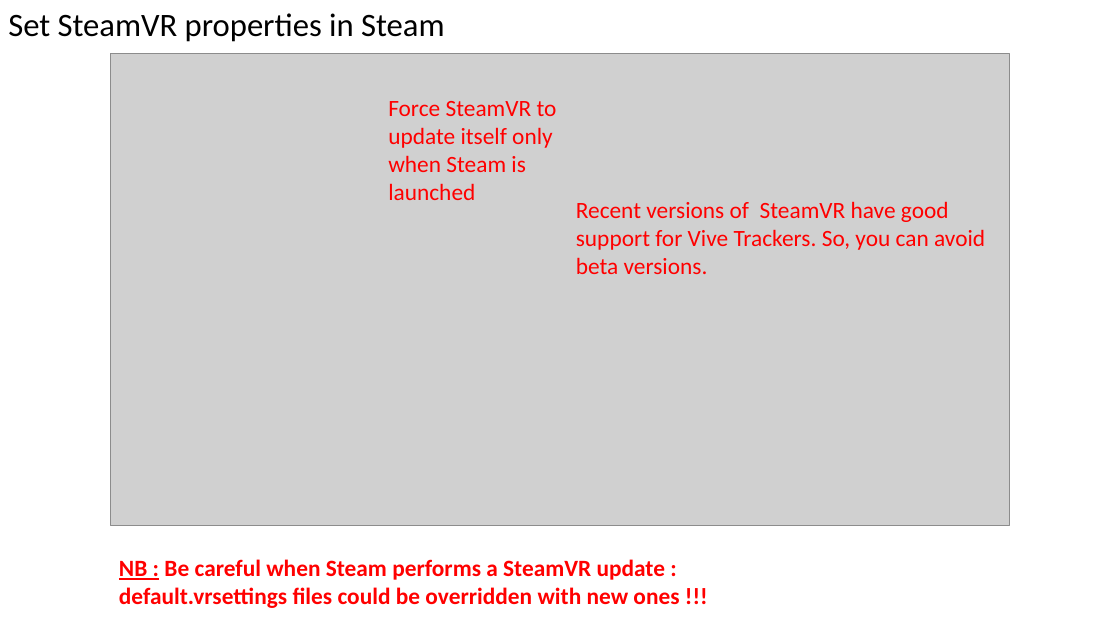
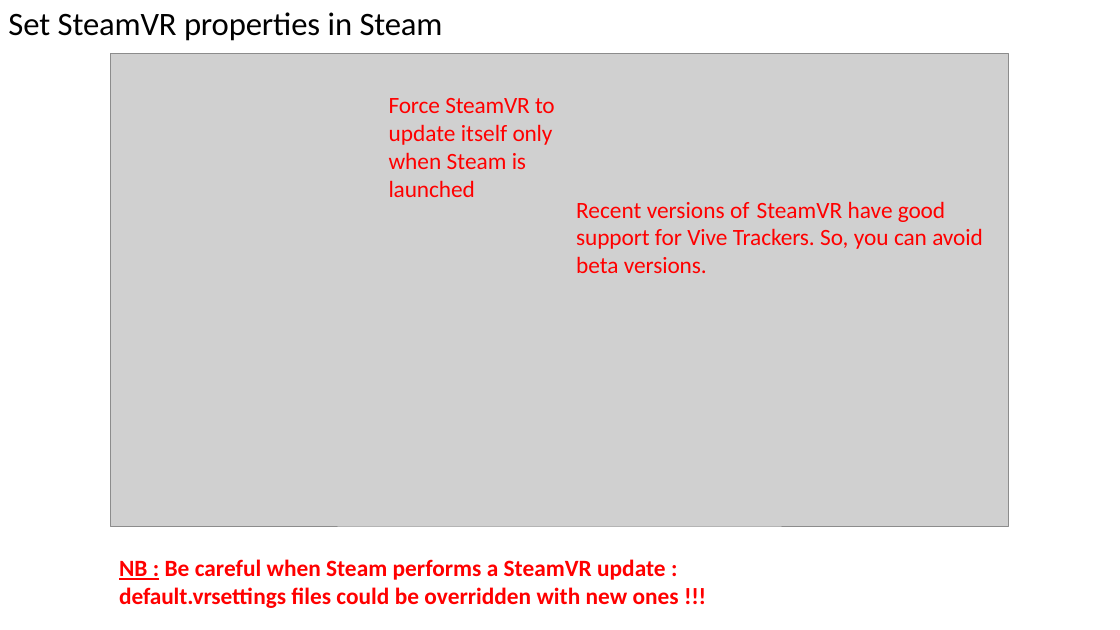
Before and after one commit to ebadier/ViveTrackers, a slide deck: slide 8 of Doc/ViveTrackersDocumentation.pptx. Drawn at 1120x630 pixels with LibreOffice and Linux fonts; fonts in the diff are those of the drawing; grey boxes stand for pictures. Boxes give left, top, right and bottom in pixels: in the first picture for what was removed or moved away, otherwise in the second. Text is boxed around its words. In the diff, an @@ line names an element or a change of style, - is before the commit and + after.

```diff
--- a/Doc/ViveTrackersDocumentation.pptx
+++ b/Doc/ViveTrackersDocumentation.pptx
@@ title "Set SteamVR properties in Steam" at [8, 12, 443, 41]: letter spacing 0 to -0.1 pt in "SteamVR properties Steam"; indent changed @@
@@ text "Force SteamVR to update itself ..." at [389, 98, 555, 197]: letter spacing 0 to -0.1 pt in "Force launched"; letter spacing 0 to -0.2 pt in "SteamVR to only is"; indent changed; line spacing 1 to 0.99; more space between paragraphs @@
@@ text "Recent versions of SteamVR have ..." at [576, 201, 983, 273]: letter spacing 0 to -0.2 pt in "good"; letter spacing 0 to -0.1 pt in "support Vive Trackers. can avoid versions."; indent changed; line spacing 1 to 23.9pt; more space between paragraphs @@
@@ text at [119, 559, 679, 608]: text changed @@
-NB : Be careful when Steam performs a SteamVR update :
-default.vrsettings files could be overridden with new ones !!!
+NB : Be careful when Steam performs a SteamVR update : default.vrsettings files could be overridden with new ones !!!
```
Also in this commit, not shown: 11 other slides changed, 1 other file.
